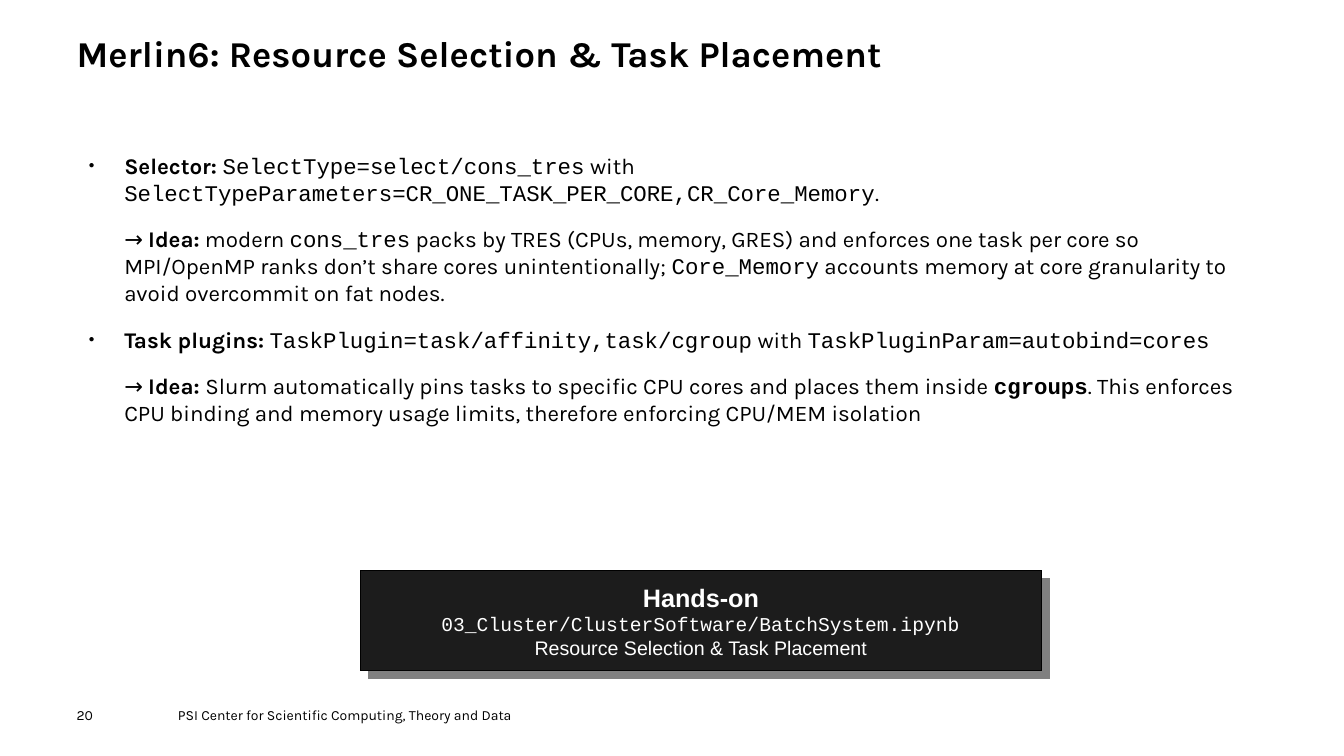
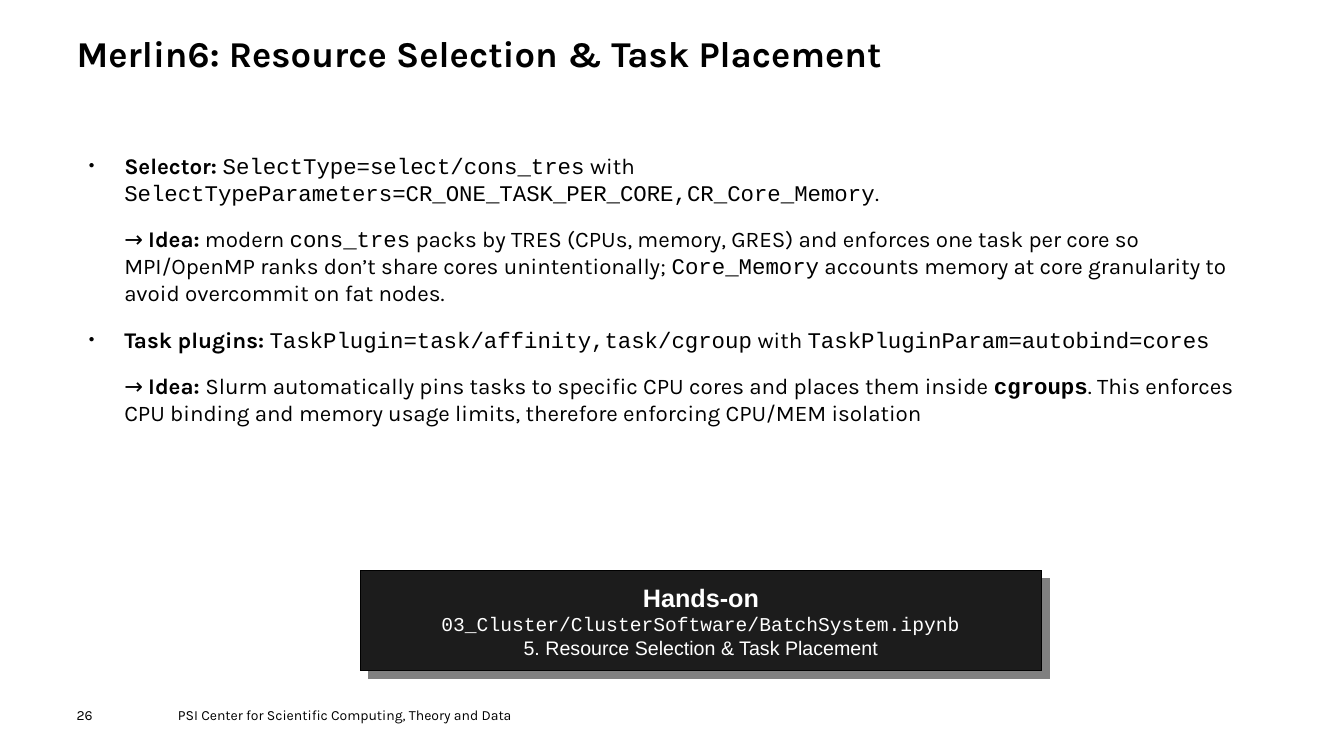
Before and after one commit to fhnw-hpcp/HS25, a slide deck: slide 26 of Slurm.odp (slide 20 before the commit). Drawn at 1344x756 pixels with LibreOffice and Linux fonts; fonts in the diff are those of the drawing; background and template pictures are left out. Boxes give left, top, right and bottom in pixels: in the first picture for what was removed or moved away, otherwise in the second. Text is boxed around its words. In the diff, an @@ line names an element or a change of style, - is before the commit and + after.

```diff
--- a/Slurm.odp
+++ b/Slurm.odp
@@ text in rectangle at box(441, 618, 959, 655): text changed @@
-03_Cluster/ClusterSoftware/BatchSystem.ipynb
-Resource Selection & Task Placement
+03_Cluster/ClusterSoftware/BatchSystem.ipynb
+5. Resource Selection & Task Placement
@@ page number at box(77, 711, 93, 720): text changed @@
-20
+26
```
Also in this commit, not shown: 16 other slides changed, 4 slides added, 22 slides removed.
